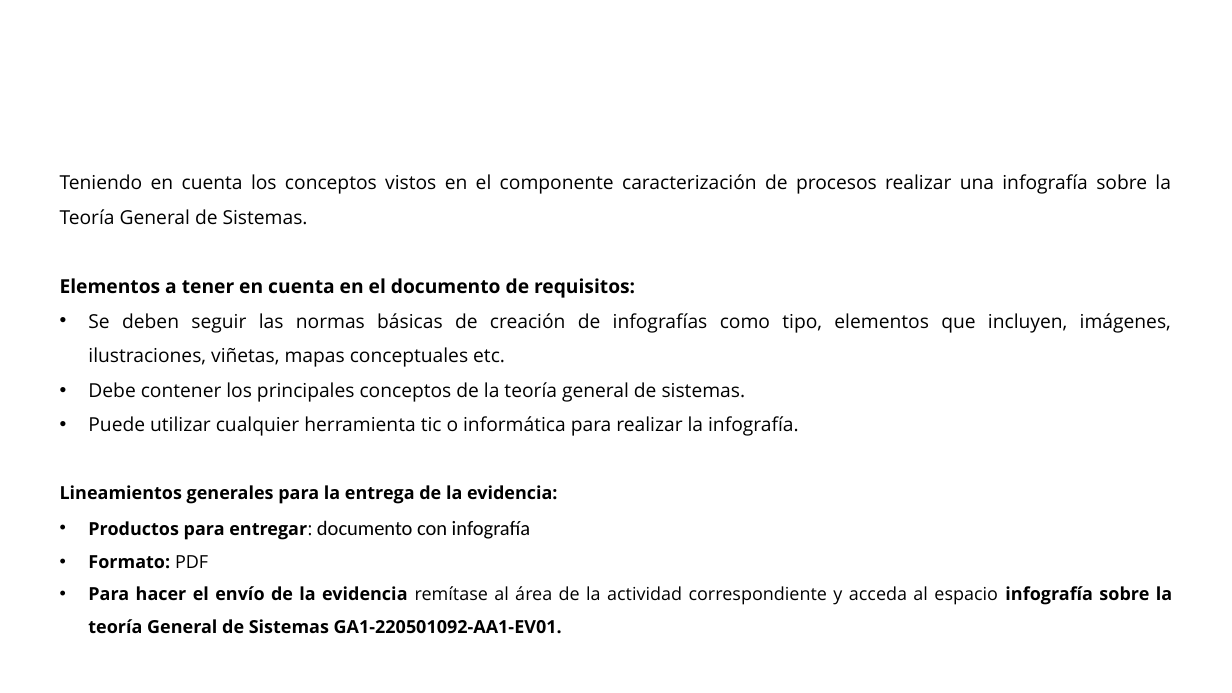
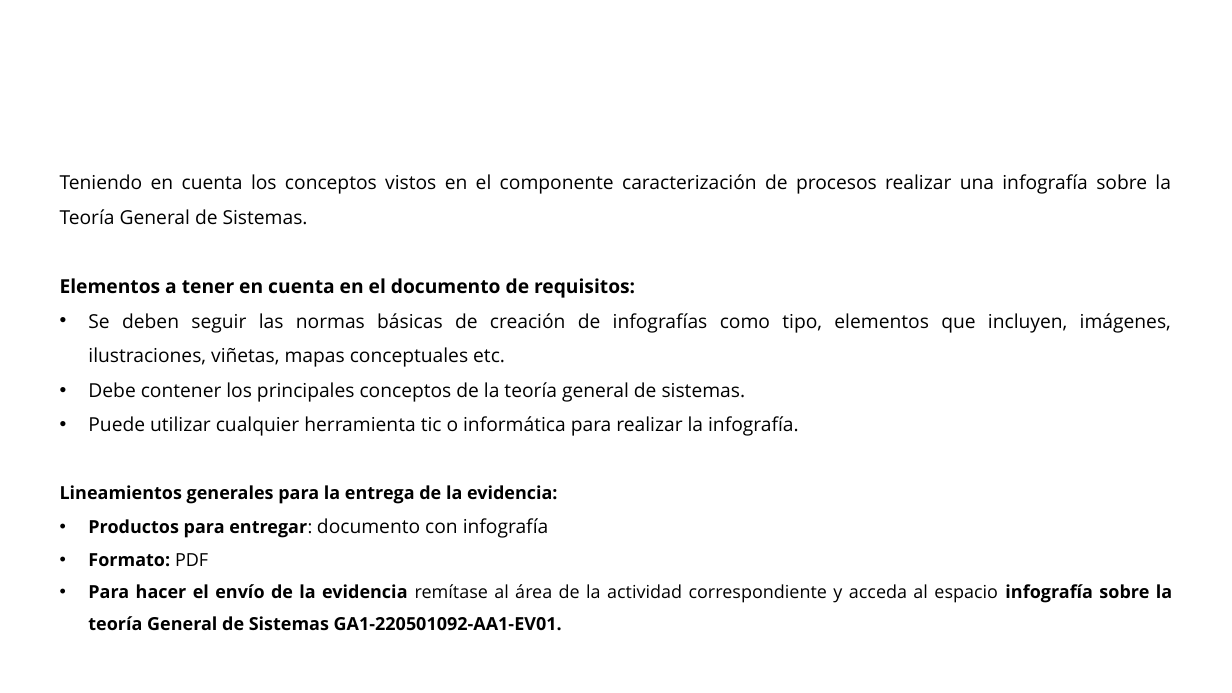
Before and after one commit to tattaforero/Material_ADSO_SENA, a slide deck: slide 5 of GA1-220501092-AA1-EV01-EV02-EV03/GA1-220501092-AA1-EV01-EV02-EV03.pptx. Drawn at 1232x693 pixels with LibreOffice and Linux fonts; fonts in the diff are those of the drawing; background and template pictures are left out. Boxes give left, top, right and bottom in pixels: in the first picture for what was removed or moved away, otherwise in the second. Text is boxed around its words. In the diff, an @@ line names an element or a change of style, - is before the commit and + after.

```diff
--- a/GA1-220501092-AA1-EV01-EV02-EV03/GA1-220501092-AA1-EV01-EV02-EV03.pptx
+++ b/GA1-220501092-AA1-EV01-EV02-EV03/GA1-220501092-AA1-EV01-EV02-EV03.pptx
@@ text at bbox=[88, 518, 549, 538]: size 16 to 15 pt, font Calibri to Open Sans in "documento con infografía" @@
```
Also in this commit, not shown: 7 other files.
